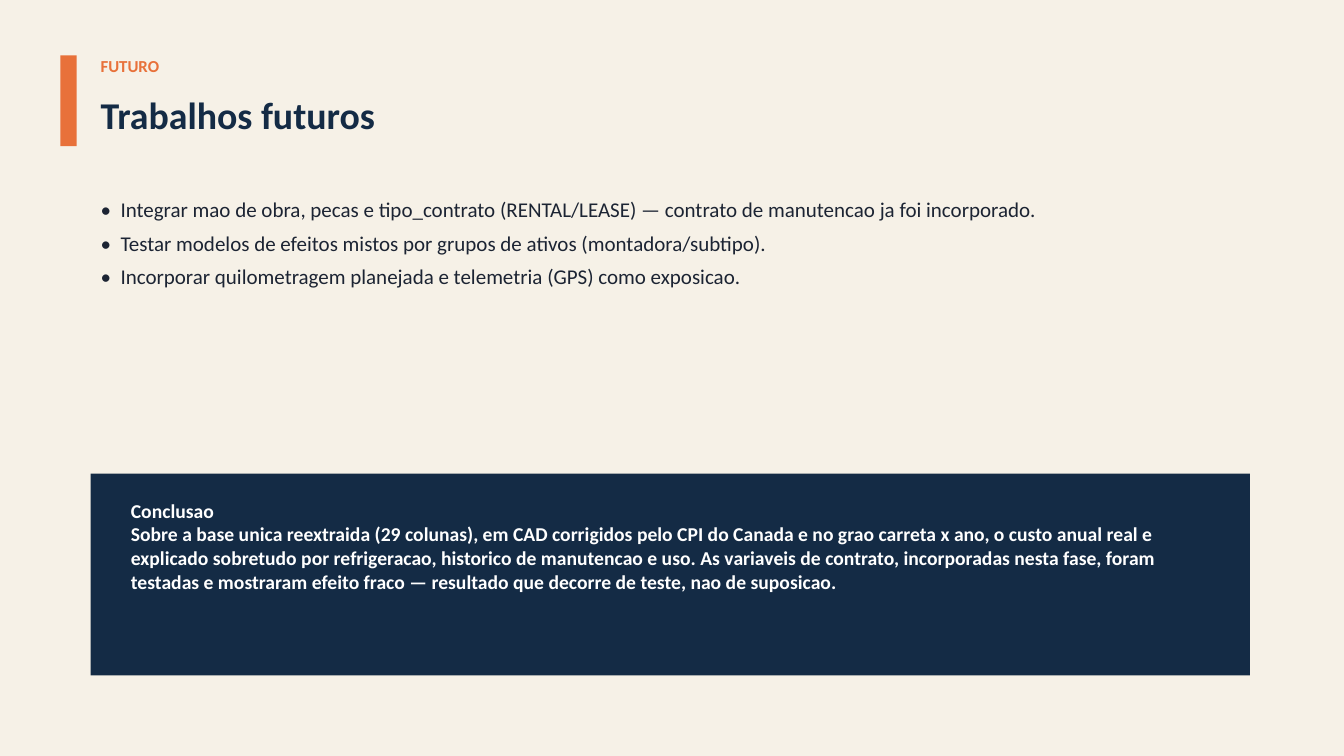
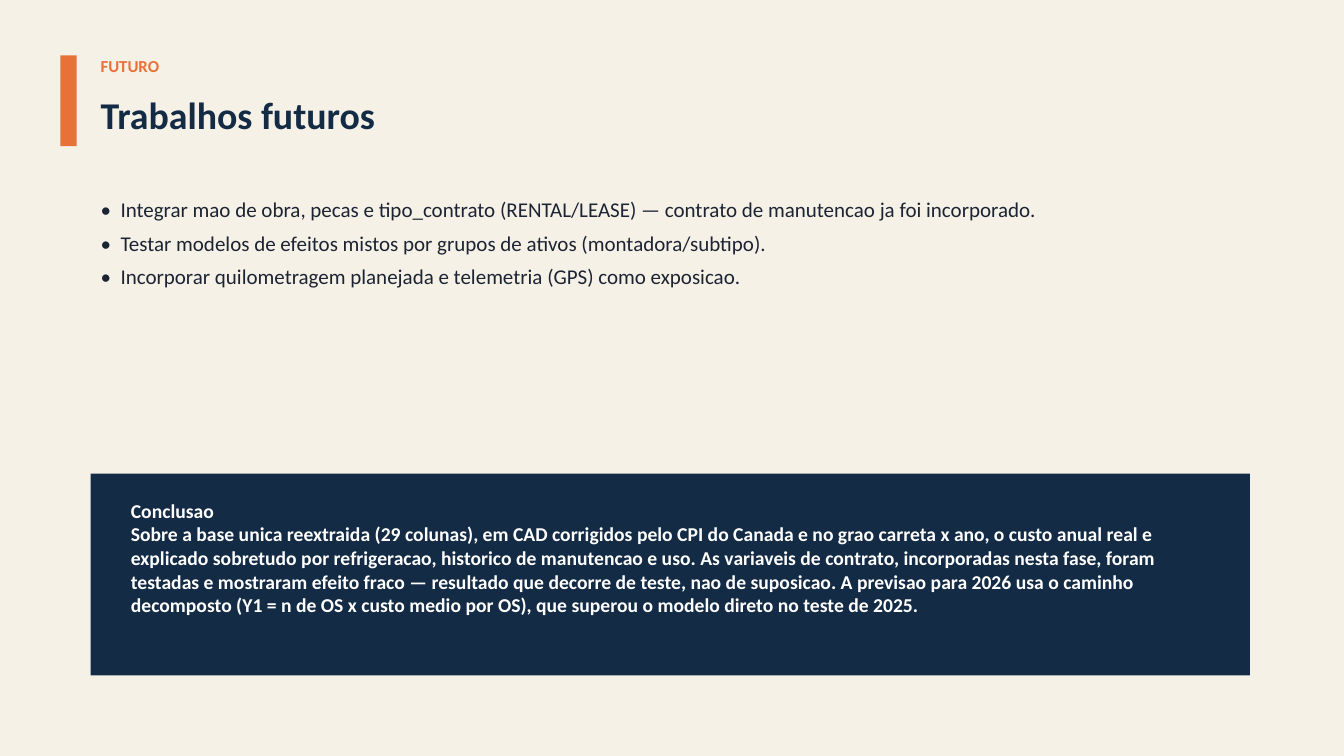
Before and after one commit to giovanicani/quatro_norte, a slide deck: slide 23 of docs/entregas/Apresentacao_QuatroNorte.pptx. Drawn at 1344x756 pixels with LibreOffice and Linux fonts; fonts in the diff are those of the drawing. Boxes give left, top, right and bottom in pixels: in the first picture for what was removed or moved away, otherwise in the second. Text is boxed around its words. In the diff, an @@ line names an element or a change of style, - is before the commit and + after.

```diff
--- a/docs/entregas/Apresentacao_QuatroNorte.pptx
+++ b/docs/entregas/Apresentacao_QuatroNorte.pptx
@@ text at (x1=131, y1=526, x2=1155, y2=615): text changed @@
-Sobre a base unica reextraida (29 colunas), em CAD corrigidos pelo CPI do Canada e no grao carreta x ano, o custo anual real e explicado sobretudo por refrigeracao, historico de manutencao e uso. As variaveis de contrato, incorporadas nesta fase, foram testadas e mostraram efeito fraco — resultado que decorre de teste, nao de suposicao.
+Sobre a base unica reextraida (29 colunas), em CAD corrigidos pelo CPI do Canada e no grao carreta x ano, o custo anual real e explicado sobretudo por refrigeracao, historico de manutencao e uso. As variaveis de contrato, incorporadas nesta fase, foram testadas e mostraram efeito fraco — resultado que decorre de teste, nao de suposicao. A previsao para 2026 usa o caminho decomposto (Y1 = n de OS x custo medio por OS), que superou o modelo direto no teste de 2025.
```
Also in this commit, not shown: 7 other slides changed, 40 other files.
